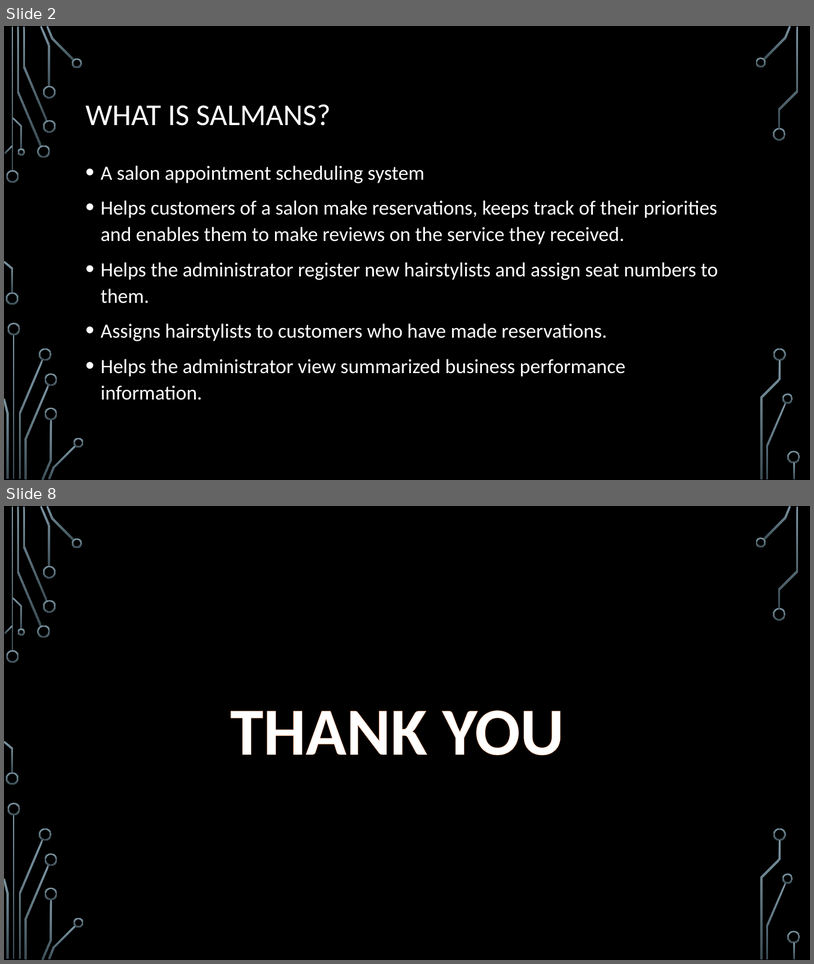
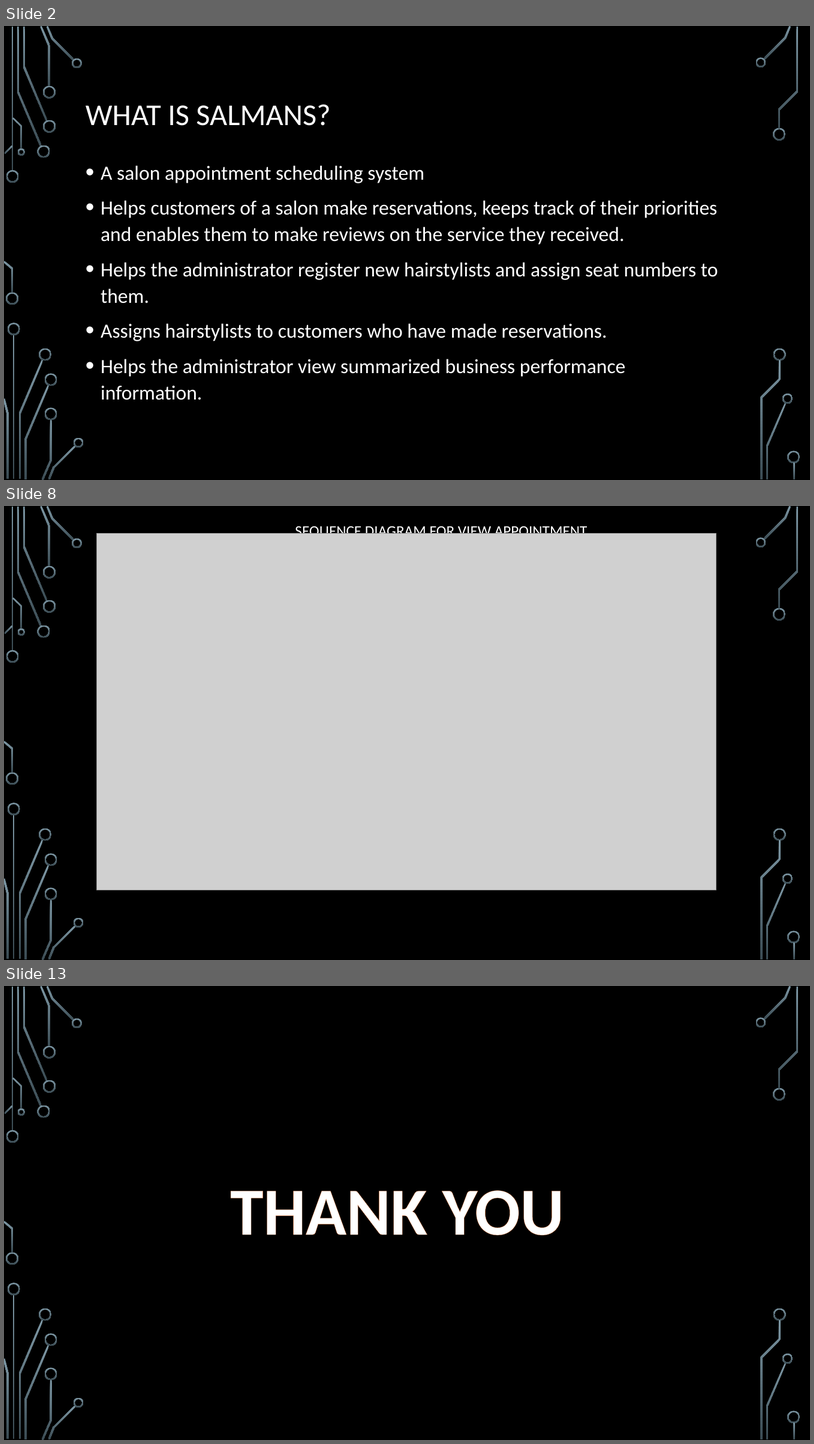
Before and after one commit to JohnLawal/SALMANS, a slide deck: Technical Documentation/projectpresentation.pptx. Shown one above the other, each under a label of ours: slides 2 and 8 before the commit, slides 2, 8 and 13 after it; the slides between them are not shown. The pictures are 814x964 and 814x1444 pixels, drawn with LibreOffice and Linux fonts; fonts in the diff are those of the drawing; grey boxes stand for pictures; background and template pictures are left out. Boxes give left, top, right and bottom in pixels: in the first picture for what was removed or moved away, otherwise in the second. Text is boxed around its words. In the diff, an @@ line names an element or a change of style, - is before the commit and + after.

```diff
--- a/Technical Documentation/projectpresentation.pptx
+++ b/Technical Documentation/projectpresentation.pptx
@@ slide 8 added at [4,506,810,960], background picture (left out); not listed: 36 template elements that a slide beside it also shows @@
@@ picture added at [96,533,716,890] @@
@@ title added at [295,524,587,534], 18 pt, text #FFFFFF @@
+SEQUENCE DIAGRAM FOR VIEW APPOINTMENT
@@ what was slide 8 is now slide 13 @@
```
Also in this commit, not shown: 3 slides changed, 6 other slides added, 2 slides removed, 6 other files.
